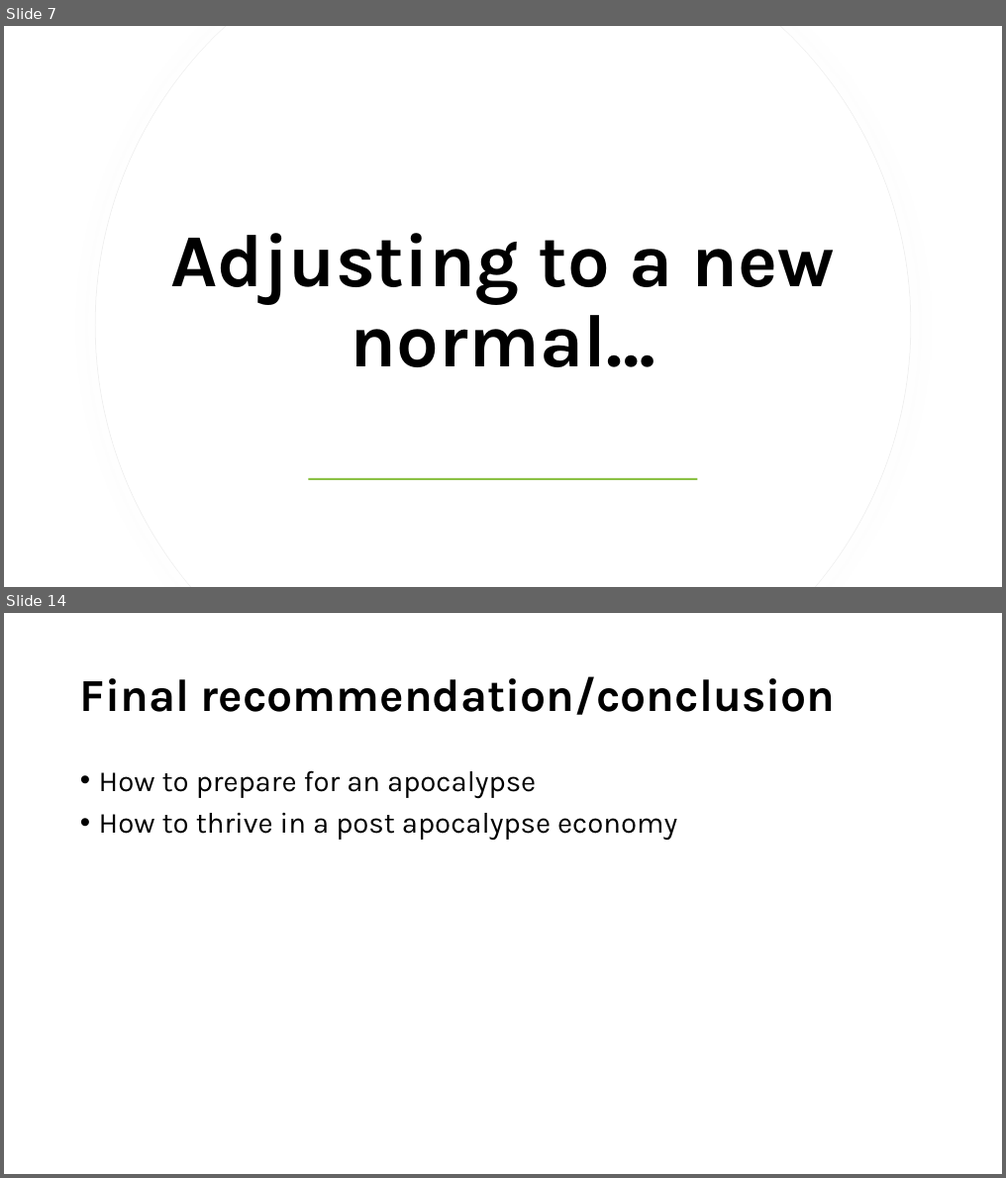
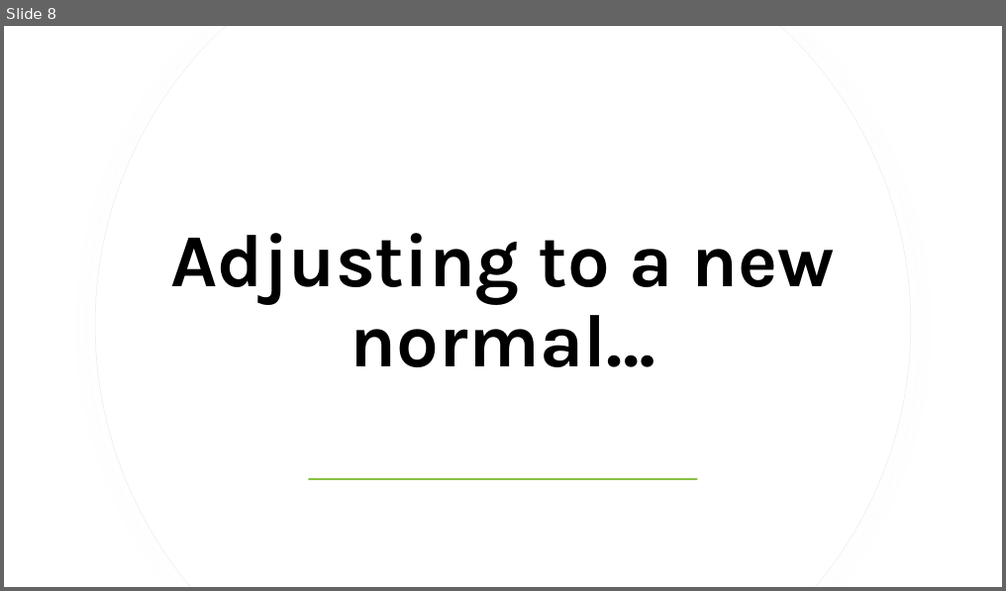
Before and after one commit to staceywai/bootcamp-project, a slide deck: Final Presentation/Bootcamp-Project-1.pptx. Shown one above the other, each under a label of ours: slides 7 and 14 before the commit, slide 8 after it; the slides between them are not shown. The pictures are 1006x1178 and 1006x591 pixels, drawn with LibreOffice and Linux fonts; fonts in the diff are those of the drawing. Boxes give left, top, right and bottom in pixels: in the first picture for what was removed or moved away, otherwise in the second. Text is boxed around its words. In the diff, an @@ line names an element or a change of style, - is before the commit and + after.

```diff
--- a/Final Presentation/Bootcamp-Project-1.pptx
+++ b/Final Presentation/Bootcamp-Project-1.pptx
@@ slide 14 removed at <box>4,613,1002,1174</box>, background #FFFFFF @@
@@ title removed at <box>80,676,836,715</box> @@
-Final recommendation/conclusion
@@ text removed at <box>99,770,677,840</box> @@
-• How to prepare for an apocalypse
-• How to thrive in a post apocalypse economy
@@ what was slide 7 is now slide 8 @@
```
Also in this commit, not shown: 6 slides changed, 4 slides added, 3 other slides removed, 1 other file.
